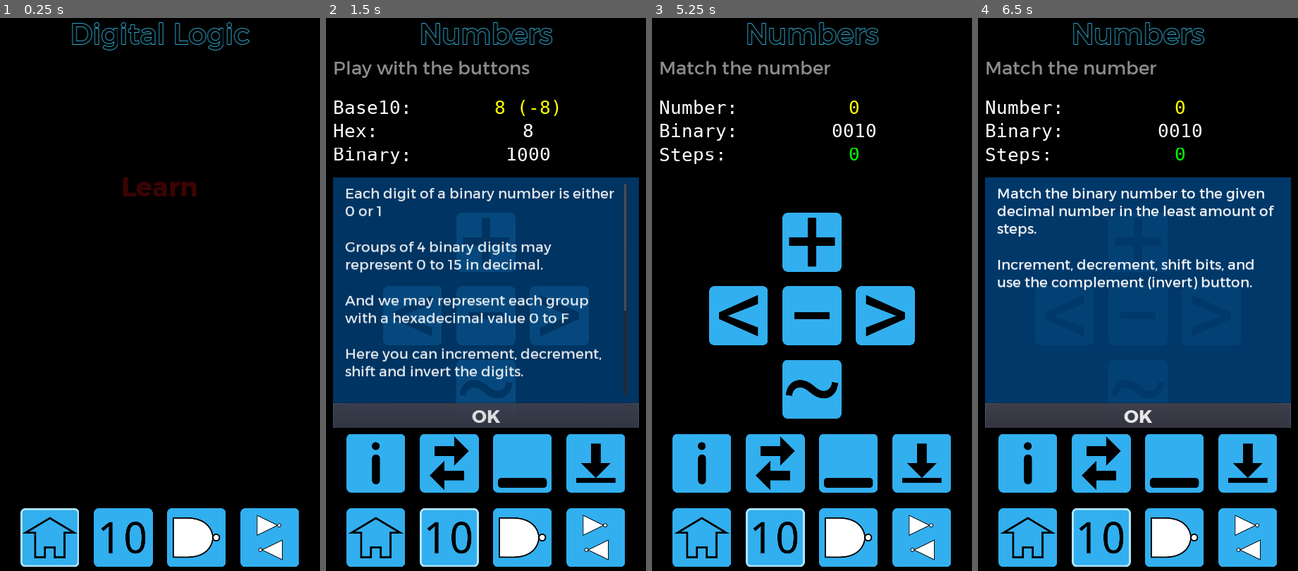
Above: before the commit, frames 1-4 (left to right).
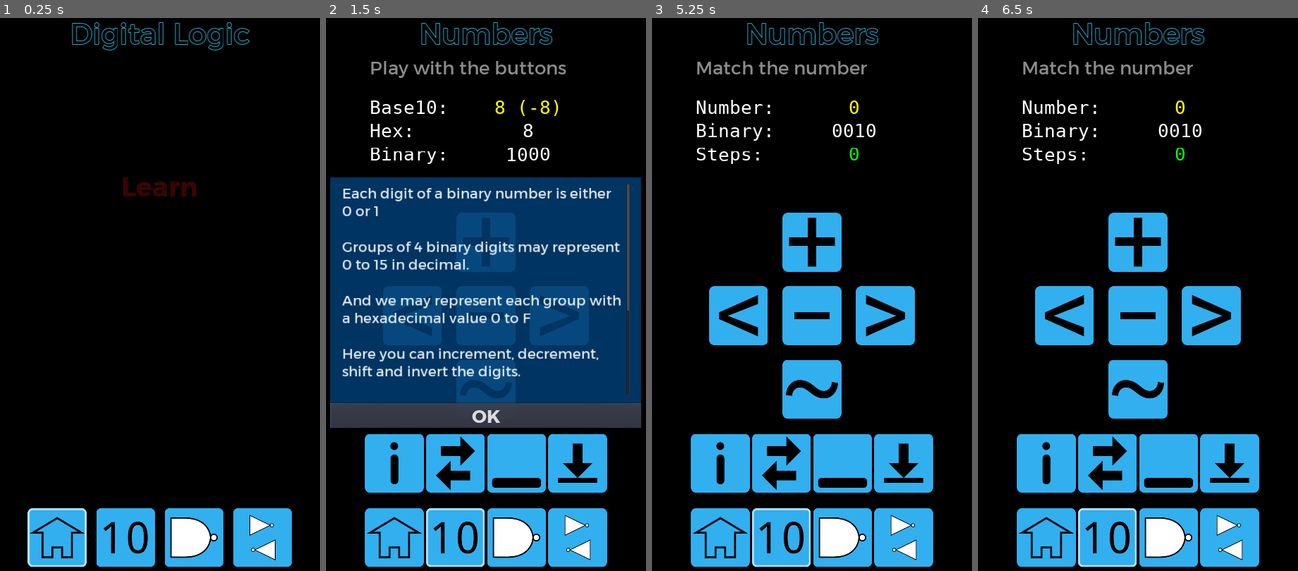
Above: after the commit, the same moments.

Repository: andrew-wilkes/digital-logic
Game: Godot game, scene res://Main.tscn
Same seed, same stepped clock (60 frames per second), same inputs: the game is played once before the commit and once after it.
Inputs (mouse positions are in pixels of both pictures, inside the frame that each line leads up to; where the layout moved, square brackets give the same spot in the first picture):
- Up to frame 1 (0.25 s): no input
- Up to frame 2 (1.5 s): click (450, 537) at 0.5 s; click (486, 244) at 1.25 s
- Up to frame 3 (5.25 s): click (738, 316) at 2 s; click (812, 316) at 2.75 s; click (885, 316) at 3.5 s; click (812, 388) at 4.25 s; click (780, 465) [776, 465] at 5 s
- Up to frame 4 (6.5 s): click (1029, 465) at 5.77 s

The runs differ from the first frame. In frame 1, 2.7% of the frame differs, in the area x 6-94%, y 88-100%; in frame 2, 18%; in frame 3, 10%; in frame 4, 53%, in the area x 2-98%, y 7-100%.

Commit message:
Add margins to text

Diff:
--- a/game/Circuits.gd
+++ b/game/Circuits.gd
@@ -23,6 +23,7 @@
 
 
 func _ready():
+	g.set_column_size($VBox)
 	set_circuit(circuit_index)
 	init_circuit()
 
@@ -57,7 +58,7 @@
 	circuit = $VBox/Circuit.get_child(n)
 	circuit.visible = true
 	animate = true
-	$VBox/Details/Title.text = circuit.title
+	$VBox/M2/Details/Title.text = circuit.title
 
 
 func init_circuit():
--- a/game/Circuits.tscn
+++ b/game/Circuits.tscn
@@ -54,10 +54,17 @@
 text = "Logic Circuits"
 align = 1
 
-[node name="Desc" type="Label" parent="VBox"]
+[node name="M" type="MarginContainer" parent="VBox"]
 margin_top = 141.0
 margin_right = 1040.0
 margin_bottom = 219.0
+custom_constants/margin_right = 20
+custom_constants/margin_left = 20
+
+[node name="Desc" type="Label" parent="VBox/M"]
+margin_left = 20.0
+margin_right = 1020.0
+margin_bottom = 78.0
 custom_fonts/font = ExtResource( 17 )
 custom_colors/font_color = Color( 0.54902, 0.54902, 0.54902, 1 )
 text = "Learn how logic circuits work"
@@ -69,13 +76,20 @@
 margin_bottom = 259.0
 size_flags_vertical = 3
 
-[node name="Details" type="HBoxContainer" parent="VBox"]
+[node name="M2" type="MarginContainer" parent="VBox"]
 margin_top = 279.0
 margin_right = 1040.0
 margin_bottom = 338.0
-
-[node name="Title" type="Label" parent="VBox/Details"]
-margin_right = 1040.0
+custom_constants/margin_right = 20
+custom_constants/margin_left = 20
+
+[node name="Details" type="HBoxContainer" parent="VBox/M2"]
+margin_left = 20.0
+margin_right = 1020.0
+margin_bottom = 59.0
+
+[node name="Title" type="Label" parent="VBox/M2/Details"]
+margin_right = 1000.0
 margin_bottom = 59.0
 size_flags_horizontal = 3
 custom_fonts/font = ExtResource( 12 )
--- a/game/Gates.gd
+++ b/game/Gates.gd
@@ -16,6 +16,7 @@
 const NUM_GATES = 6
 
 func _ready():
+	g.set_column_size($VBox)
 	$VBox/HBox/OneButton.hide()
 	$VBox/HBox/ZeroButton.hide()
 
@@ -29,8 +30,8 @@
 					$VBox/HBox/ZeroButton.show()
 					$VBox/HBox/Start.hide()
 					$VBox/HBox/Stop.show()
-					$VBox/Score/Accuracy.text = ""
-					$VBox/Score/Speed.text = ""
+					$VBox/M2/Score/Accuracy.text = ""
+					$VBox/M2/Score/Speed.text = ""
 					count = 0.0
 					time = 0.0
 					rounds = 0
@@ -116,10 +117,10 @@
 
 func update_score():
 	var accuracy = int(100 * count / (idx + rounds * NUM_GATES))
-	$VBox/Score/Accuracy.text = "%d%% correct" % accuracy
+	$VBox/M2/Score/Accuracy.text = "%d%% correct" % accuracy
 	if count > 0:
 		var speed = time / count # How many correct / time
-		$VBox/Score/Speed.text = "%dms" % speed
+		$VBox/M2/Score/Speed.text = "%dms" % speed
 
 
 func _on_ZeroButton_button_down():
--- a/game/Gates.tscn
+++ b/game/Gates.tscn
@@ -45,27 +45,41 @@
 text = "Logic Gates"
 align = 1
 
-[node name="Desc" type="Label" parent="VBox"]
+[node name="M" type="MarginContainer" parent="VBox"]
 margin_top = 141.0
 margin_right = 1040.0
-margin_bottom = 381.0
+margin_bottom = 462.0
+custom_constants/margin_right = 20
+custom_constants/margin_left = 20
+
+[node name="Desc" type="Label" parent="VBox/M"]
+margin_left = 20.0
+margin_right = 1020.0
+margin_bottom = 321.0
 custom_fonts/font = ExtResource( 2 )
 custom_colors/font_color = Color( 0.54902, 0.54902, 0.54902, 1 )
 text = "Learn how basic logic gates respond to input value combinations of zeros and ones"
 autowrap = true
 
 [node name="sp" type="Control" parent="VBox"]
-margin_top = 401.0
-margin_right = 1040.0
-margin_bottom = 546.0
+margin_top = 482.0
+margin_right = 1040.0
+margin_bottom = 600.0
 size_flags_vertical = 3
 
-[node name="Score" type="HBoxContainer" parent="VBox"]
-margin_top = 566.0
-margin_right = 1040.0
-margin_bottom = 625.0
-
-[node name="Accuracy" type="Label" parent="VBox/Score"]
+[node name="M2" type="MarginContainer" parent="VBox"]
+margin_top = 620.0
+margin_right = 1040.0
+margin_bottom = 679.0
+custom_constants/margin_right = 20
+custom_constants/margin_left = 20
+
+[node name="Score" type="HBoxContainer" parent="VBox/M2"]
+margin_left = 20.0
+margin_right = 1020.0
+margin_bottom = 59.0
+
+[node name="Accuracy" type="Label" parent="VBox/M2/Score"]
 margin_right = 752.0
 margin_bottom = 59.0
 size_flags_horizontal = 3
@@ -73,9 +87,9 @@
 text = "Check your accuracy and speed"
 align = 1
 
-[node name="Speed" type="Label" parent="VBox/Score"]
+[node name="Speed" type="Label" parent="VBox/M2/Score"]
 margin_left = 756.0
-margin_right = 1040.0
+margin_right = 1000.0
 margin_bottom = 59.0
 size_flags_horizontal = 3
 custom_fonts/font = ExtResource( 7 )
@@ -83,20 +97,20 @@
 
 [node name="Gate" parent="VBox" instance=ExtResource( 4 )]
 anchor_right = 0.0
-margin_top = 645.0
-margin_right = 1040.0
-margin_bottom = 1109.0
+margin_top = 699.0
+margin_right = 1040.0
+margin_bottom = 1163.0
 
 [node name="sp2" type="Control" parent="VBox"]
-margin_top = 1129.0
-margin_right = 1040.0
-margin_bottom = 1274.0
+margin_top = 1183.0
+margin_right = 1040.0
+margin_bottom = 1301.0
 size_flags_vertical = 3
 
 [node name="HBox" type="HBoxContainer" parent="VBox"]
-margin_top = 1294.0
-margin_right = 1040.0
-margin_bottom = 1494.0
+margin_top = 1321.0
+margin_right = 1040.0
+margin_bottom = 1521.0
 
 [node name="sp" type="Control" parent="VBox/HBox"]
 margin_right = 104.0
@@ -152,24 +166,24 @@
 size_flags_horizontal = 3
 
 [node name="sp3" type="Control" parent="VBox"]
-margin_top = 1514.0
-margin_right = 1040.0
-margin_bottom = 1659.0
+margin_top = 1541.0
+margin_right = 1040.0
+margin_bottom = 1660.0
 size_flags_vertical = 3
 
 [node name="Buttons" parent="VBox" instance=ExtResource( 1 )]
 anchor_right = 0.0
 anchor_bottom = 0.0
 margin_left = 0.0
-margin_top = 1679.0
-margin_right = 1040.0
-margin_bottom = 1879.0
+margin_top = 1680.0
+margin_right = 1040.0
+margin_bottom = 1880.0
 page_id = 2
 
 [node name="Sp2" type="Control" parent="VBox"]
-margin_top = 1899.0
-margin_right = 1040.0
-margin_bottom = 1919.0
+margin_top = 1900.0
+margin_right = 1040.0
+margin_bottom = 1920.0
 rect_min_size = Vector2( 0, 20 )
 
 [node name="Sp2" type="Control" parent="."]
--- a/game/Main.gd
+++ b/game/Main.gd
@@ -1,4 +1,5 @@
 extends Control
 
 func _ready():
+	g.set_column_size($VBox)
 	$Anim.play("Intro")
--- a/game/Numbers.gd
+++ b/game/Numbers.gd
@@ -37,6 +37,7 @@
 enum { PLUS, MINUS, LEFT, RIGHT, INVERT, ATIMEOUT, MODE, LEVEL, RESET, SAVE } # Events
 
 func _ready():
+	g.set_column_size($VBox)
 	dec = ""
 	state = PLAYING
 	mode = PLAY
@@ -145,7 +146,7 @@
 func set_mode():
 	desc.text = mode_text[mode]
 	animate = true
-	show_info()
+	call_deferred("show_info")
 	# Set the label text
 	for i in 3:
 		labels.get_child(i).text = label_text[op_maps[mode][i]]
@@ -405,9 +406,9 @@
 
 func show_info():
 	var info = $c/Info
-	info.rect_position = $VBox.rect_position + $VBox/Alert.rect_position
+	info.rect_position = $VBox.rect_position + $VBox/M3.rect_position
 	info.rect_size.x = $VBox/Control2.rect_size.x
-	info.rect_size.y = $VBox/Control2.rect_position.y - $VBox/Alert.rect_position.y - 20
+	info.rect_size.y = $VBox/Control2.rect_position.y - $VBox/M3.rect_position.y - 20
 	match mode:
 		PLAY:
 			info.show_how(false)
--- a/game/Numbers.tscn
+++ b/game/Numbers.tscn
@@ -150,13 +150,13 @@
 256		0001 0000 0000 1001"
 
 [node name="Sp" type="Control" parent="."]
-margin_right = 436.0
+margin_right = 419.0
 margin_bottom = 1920.0
 size_flags_horizontal = 3
 
 [node name="VBox" type="VBoxContainer" parent="."]
-margin_left = 440.0
-margin_right = 1480.0
+margin_left = 423.0
+margin_right = 1497.0
 margin_bottom = 1920.0
 rect_min_size = Vector2( 1040, 0 )
 size_flags_horizontal = 4
@@ -167,17 +167,24 @@
 }
 
 [node name="Title" type="Label" parent="VBox"]
-margin_right = 1040.0
+margin_right = 1074.0
 margin_bottom = 121.0
 custom_fonts/font = ExtResource( 3 )
 custom_colors/font_color = Color( 0, 0, 0, 1 )
 text = "Numbers"
 align = 1
 
-[node name="Desc" type="Label" parent="VBox"]
+[node name="M" type="MarginContainer" parent="VBox"]
 margin_top = 141.0
-margin_right = 1040.0
+margin_right = 1074.0
 margin_bottom = 219.0
+custom_constants/margin_right = 20
+custom_constants/margin_left = 20
+
+[node name="Desc" type="Label" parent="VBox/M"]
+margin_left = 20.0
+margin_right = 1054.0
+margin_bottom = 78.0
 custom_fonts/font = ExtResource( 13 )
 custom_colors/font_color = Color( 0.54902, 0.54902, 0.54902, 1 )
 text = "Training (match the number)"
@@ -185,23 +192,30 @@
 
 [node name="Gap" type="Control" parent="VBox"]
 margin_top = 239.0
-margin_right = 1040.0
+margin_right = 1074.0
 margin_bottom = 259.0
 rect_min_size = Vector2( 0, 20 )
 
-[node name="OP" type="HBoxContainer" parent="VBox"]
+[node name="M2" type="MarginContainer" parent="VBox"]
 margin_top = 279.0
-margin_right = 1040.0
+margin_right = 1074.0
 margin_bottom = 515.0
+custom_constants/margin_right = 20
+custom_constants/margin_left = 20
+
+[node name="OP" type="HBoxContainer" parent="VBox/M2"]
+margin_left = 20.0
+margin_right = 1054.0
+margin_bottom = 236.0
 custom_constants/separation = 20
 
-[node name="Labels" type="VBoxContainer" parent="VBox/OP"]
+[node name="Labels" type="VBoxContainer" parent="VBox/M2/OP"]
 margin_right = 273.0
 margin_bottom = 236.0
 size_flags_horizontal = 0
 size_flags_vertical = 0
 
-[node name="Num" type="Label" parent="VBox/OP/Labels"]
+[node name="Num" type="Label" parent="VBox/M2/OP/Labels"]
 margin_right = 273.0
 margin_bottom = 76.0
 size_flags_horizontal = 0
@@ -211,7 +225,7 @@
 "_edit_use_anchors_": false
 }
 
-[node name="V1" type="Label" parent="VBox/OP/Labels"]
+[node name="V1" type="Label" parent="VBox/M2/OP/Labels"]
 margin_top = 80.0
 margin_right = 273.0
 margin_bottom = 156.0
@@ -222,7 +236,7 @@
 "_edit_use_anchors_": false
 }
 
-[node name="V2" type="Label" parent="VBox/OP/Labels"]
+[node name="V2" type="Label" parent="VBox/M2/OP/Labels"]
 margin_top = 160.0
 margin_right = 273.0
 margin_bottom = 236.0
@@ -233,31 +247,31 @@
 "_edit_use_anchors_": false
 }
 
-[node name="Values" type="VBoxContainer" parent="VBox/OP"]
+[node name="Values" type="VBoxContainer" parent="VBox/M2/OP"]
 margin_left = 293.0
-margin_right = 1040.0
+margin_right = 1034.0
 margin_bottom = 236.0
 size_flags_horizontal = 3
 
-[node name="Num" type="Label" parent="VBox/OP/Values"]
+[node name="Num" type="Label" parent="VBox/M2/OP/Values"]
 modulate = Color( 1, 1, 0, 1 )
-margin_right = 747.0
+margin_right = 741.0
 margin_bottom = 76.0
 custom_fonts/font = ExtResource( 11 )
 text = "34"
 align = 1
 
-[node name="V1" type="Label" parent="VBox/OP/Values"]
+[node name="V1" type="Label" parent="VBox/M2/OP/Values"]
 margin_top = 80.0
-margin_right = 747.0
+margin_right = 741.0
 margin_bottom = 156.0
 custom_fonts/font = ExtResource( 11 )
 text = "0000 0000 0000 0000"
 align = 1
 
-[node name="V2" type="Label" parent="VBox/OP/Values"]
+[node name="V2" type="Label" parent="VBox/M2/OP/Values"]
 margin_top = 160.0
-margin_right = 747.0
+margin_right = 741.0
 margin_bottom = 236.0
 custom_fonts/font = ExtResource( 11 )
 text = "34 (-23)"
@@ -265,13 +279,20 @@
 
 [node name="Gap2" type="Control" parent="VBox"]
 margin_top = 535.0
-margin_right = 1040.0
+margin_right = 1074.0
 margin_bottom = 535.0
 
-[node name="Alert" type="Label" parent="VBox"]
+[node name="M3" type="MarginContainer" parent="VBox"]
 margin_top = 555.0
-margin_right = 1040.0
+margin_right = 1074.0
 margin_bottom = 614.0
+custom_constants/margin_right = 20
+custom_constants/margin_left = 20
+
+[node name="Alert" type="Label" parent="VBox/M3"]
+margin_left = 20.0
+margin_right = 1054.0
+margin_bottom = 59.0
 size_flags_vertical = 0
 custom_fonts/font = ExtResource( 2 )
 align = 1
@@ -282,14 +303,14 @@
 
 [node name="Gap3" type="Control" parent="VBox"]
 margin_top = 634.0
-margin_right = 1040.0
+margin_right = 1074.0
 margin_bottom = 654.0
 rect_min_size = Vector2( 0, 20 )
 
 [node name="Control" type="GridContainer" parent="VBox"]
-margin_left = 170.0
+margin_left = 187.0
 margin_top = 674.0
-margin_right = 870.0
+margin_right = 887.0
 margin_bottom = 1374.0
 size_flags_horizontal = 4
 custom_constants/vseparation = 50
@@ -367,13 +388,13 @@
 
 [node name="Sp" type="Control" parent="VBox"]
 margin_top = 1394.0
-margin_right = 1040.0
+margin_right = 1074.0
 margin_bottom = 1407.0
 size_flags_vertical = 3
 
 [node name="Control2" type="HBoxContainer" parent="VBox"]
 margin_top = 1427.0
-margin_right = 1040.0
+margin_right = 1074.0
 margin_bottom = 1627.0
 size_flags_horizontal = 3
 __meta__ = {
@@ -381,40 +402,40 @@
 }
 
 [node name="Sp" type="Control" parent="VBox/Control2"]
-margin_right = 41.0
+margin_right = 48.0
 margin_bottom = 200.0
 size_flags_horizontal = 3
 
 [node name="Info" type="TextureButton" parent="VBox/Control2"]
-margin_left = 45.0
-margin_right = 245.0
+margin_left = 52.0
+margin_right = 252.0
 margin_bottom = 200.0
 texture_normal = ExtResource( 18 )
 
 [node name="Sp5" type="Control" parent="VBox/Control2"]
-margin_left = 249.0
-margin_right = 291.0
+margin_left = 256.0
+margin_right = 304.0
 margin_bottom = 200.0
 size_flags_horizontal = 3
 
 [node name="Mode" type="TextureButton" parent="VBox/Control2"]
-margin_left = 295.0
-margin_right = 495.0
+margin_left = 308.0
+margin_right = 508.0
 margin_bottom = 200.0
 hint_tooltip = "Bit shift left"
 texture_normal = ExtResource( 12 )
 
 [node name="Sp2" type="Control" parent="VBox/Control2"]
-margin_left = 499.0
-margin_right = 540.0
+margin_left = 512.0
+margin_right = 561.0
 margin_bottom = 200.0
 size_flags_horizontal = 3
 
 [node name="L1" type="TextureButton" parent="VBox/Control2" groups=[
 "level buttons",
 ]]
-margin_left = 544.0
-margin_right = 744.0
+margin_left = 565.0
+margin_right = 765.0
 margin_bottom = 200.0
 rect_min_size = Vector2( 44, 0 )
 hint_tooltip = "Increment"
@@ -449,28 +470,28 @@
 texture_normal = ExtResource( 14 )
 
 [node name="Sp4" type="Control" parent="VBox/Control2"]
-margin_left = 748.0
-margin_right = 790.0
+margin_left = 769.0
+margin_right = 817.0
 margin_bottom = 200.0
 size_flags_horizontal = 3
 
 [node name="Reset" type="TextureButton" parent="VBox/Control2"]
-margin_left = 794.0
-margin_right = 994.0
+margin_left = 821.0
+margin_right = 1021.0
 margin_bottom = 200.0
 rect_min_size = Vector2( 44, 0 )
 hint_tooltip = "Increment"
 texture_normal = ExtResource( 15 )
 
 [node name="Sp7" type="Control" parent="VBox/Control2"]
-margin_left = 998.0
-margin_right = 1040.0
+margin_left = 1025.0
+margin_right = 1074.0
 margin_bottom = 200.0
 size_flags_horizontal = 3
 
 [node name="Sp2" type="Control" parent="VBox"]
 margin_top = 1647.0
-margin_right = 1040.0
+margin_right = 1074.0
 margin_bottom = 1660.0
 size_flags_vertical = 3
 
@@ -479,18 +500,18 @@
 anchor_bottom = 0.0
 margin_left = 0.0
 margin_top = 1680.0
-margin_right = 1040.0
+margin_right = 1074.0
 margin_bottom = 1880.0
 page_id = 1
 
 [node name="Sp3" type="Control" parent="VBox"]
 margin_top = 1900.0
-margin_right = 1040.0
+margin_right = 1074.0
 margin_bottom = 1920.0
 rect_min_size = Vector2( 0, 20 )
 
-[node name="Sp3" type="Control" parent="."]
-margin_left = 1484.0
+[node name="Sp4" type="Control" parent="."]
+margin_left = 1501.0
 margin_right = 1920.0
 margin_bottom = 1920.0
 size_flags_horizontal = 3
--- a/game/g.gd
+++ b/game/g.gd
@@ -44,6 +44,11 @@
 	var dir = Directory.new()
 	check_dir(dir, PART_FILE_PATH)
 	check_dir(dir, SRC_FILE_PATH)
+
+
+func set_column_size(vbox: VBoxContainer):
+	var screen_size = OS.get_screen_size()
+	vbox.rect_min_size.x = min(screen_size.x, screen_size.y)
 
 
 func check_dir(dir, path):
